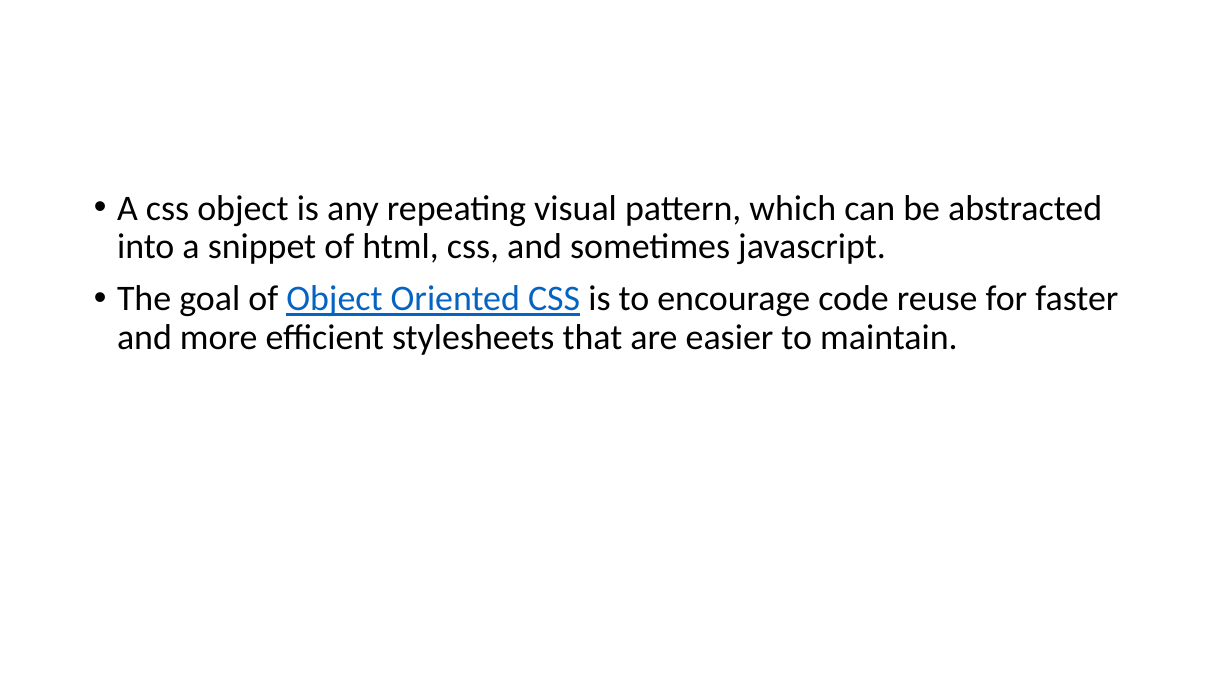
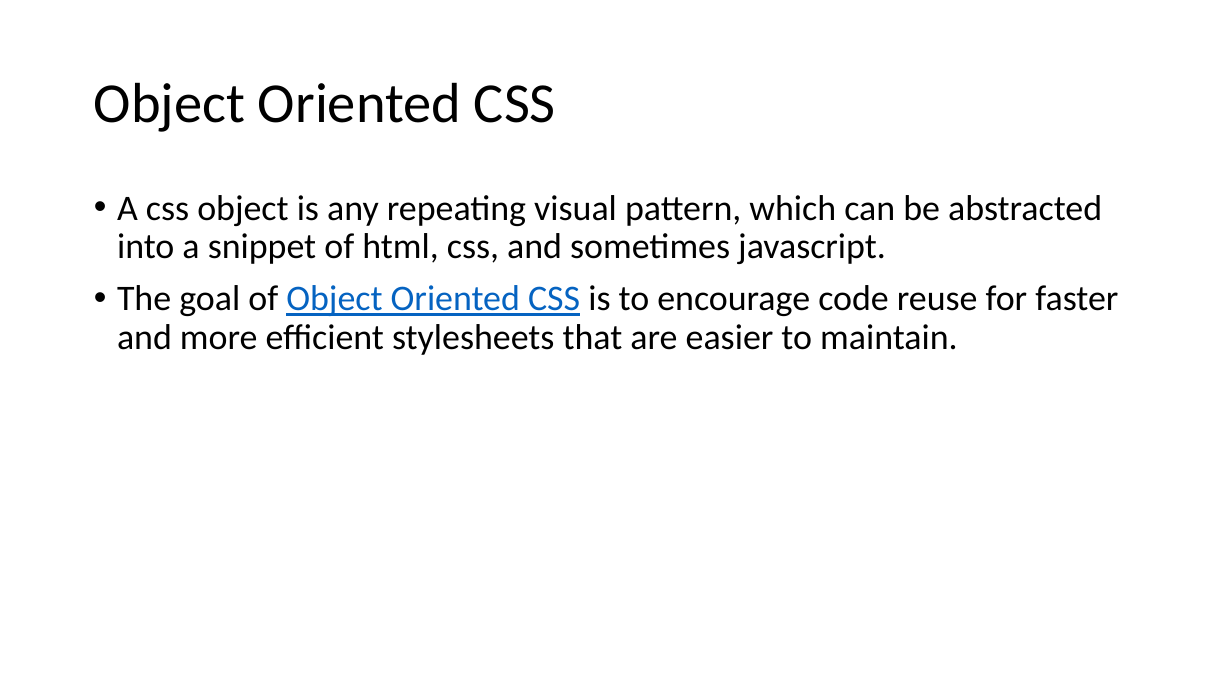
Before and after one commit to AMIS-Services/sig-css-architecture, a slide deck: slide 19 of SIG_CSS_Architecture.pptx (slide 16 before the commit). Drawn at 1232x693 pixels with LibreOffice and Linux fonts; fonts in the diff are those of the drawing. Boxes give left, top, right and bottom in pixels: in the first picture for what was removed or moved away, otherwise in the second. Text is boxed around its words. In the diff, an @@ line names an element or a change of style, - is before the commit and + after.

```diff
--- a/SIG_CSS_Architecture.pptx
+++ b/SIG_CSS_Architecture.pptx
@@ title added at <box>94,82,556,132</box>, 44 pt, text #000000 @@
+Object Oriented CSS
```
Also in this commit, not shown: 5 other slides changed, 7 slides added.
